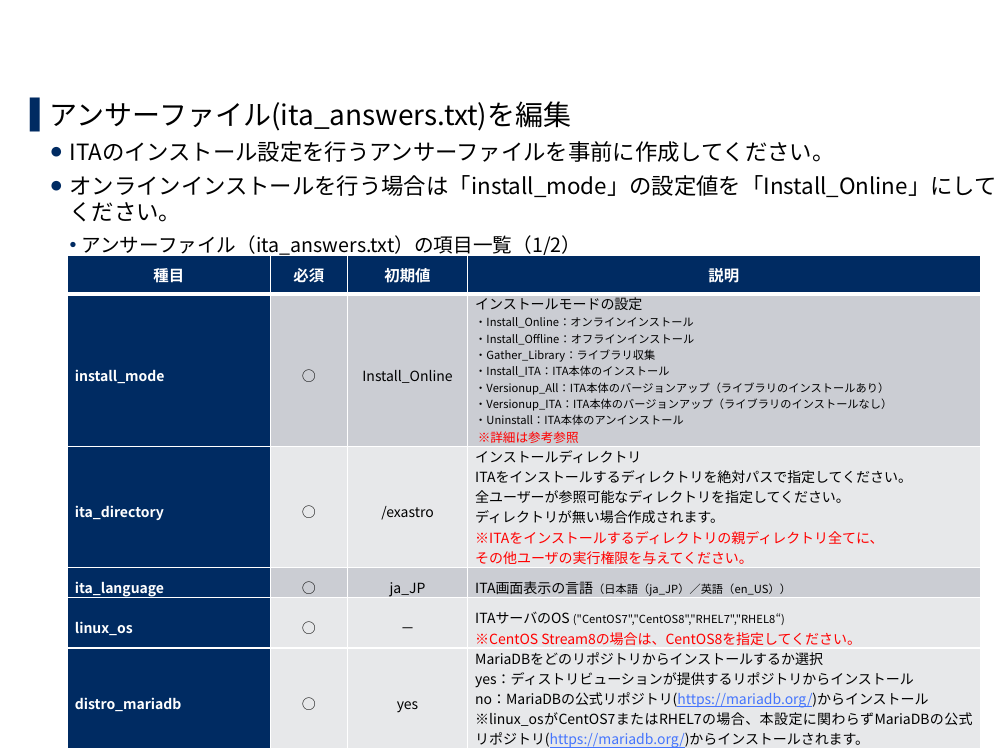
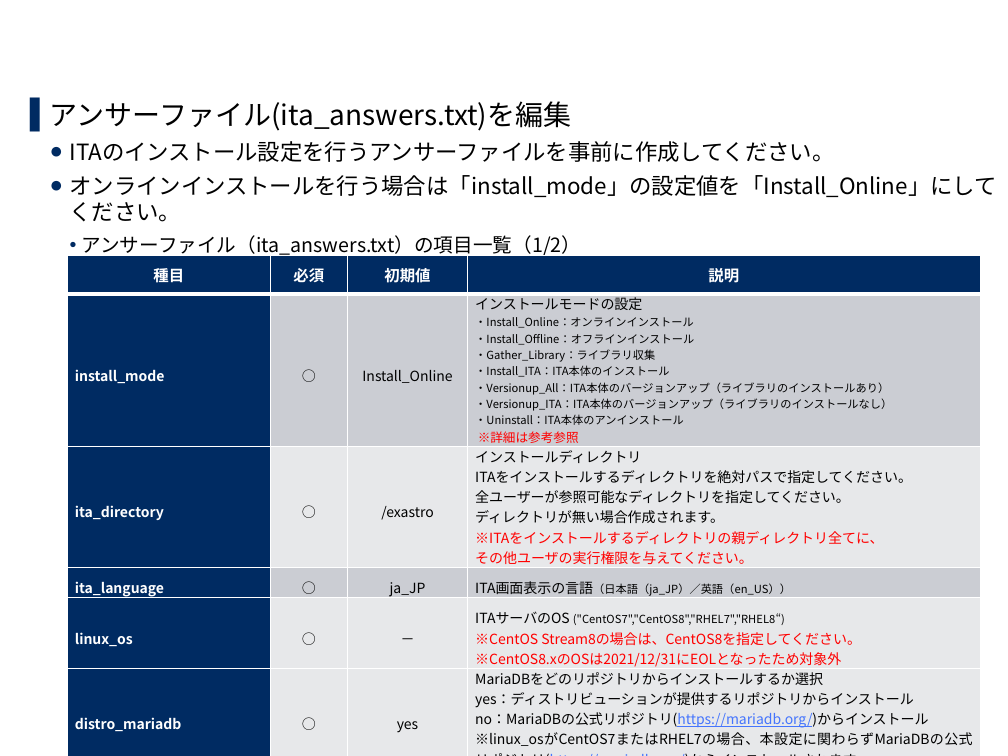
Before and after one commit to exastro-suite/it-automation-docs, a slide deck: slide 15 of asset/Learn_ja/ITA-online-install_ja.pptx. Drawn at 1008x756 pixels with LibreOffice and Linux fonts; fonts in the diff are those of the drawing; background and template pictures are left out. Boxes give left, top, right and bottom in pixels: in the first picture for what was removed or moved away, otherwise in the second. Text is boxed around its words. In the diff, an @@ line names an element or a change of style, - is before the commit and + after.

```diff
--- a/asset/Learn_ja/ITA-online-install_ja.pptx
+++ b/asset/Learn_ja/ITA-online-install_ja.pptx
@@ table at (68,256,979,750) @@
@@ row 5, column 4: "ITAサーバのOS ("CentOS7","CentOS8","RHEL7","RHEL8“) / ※CentOS Stream8の場合は、CentOS8を指定してください。" to "ITAサーバのOS ("CentOS7","CentOS8","RHEL7","RHEL8“) / ※CentOS Stream8の場合は、CentOS8を指定してください。 / ※CentOS8.xのOSは2021/12/31にEOLとなったため対象外" @@
```
Also in this commit, not shown: 3 other slides changed, 9 other files.
